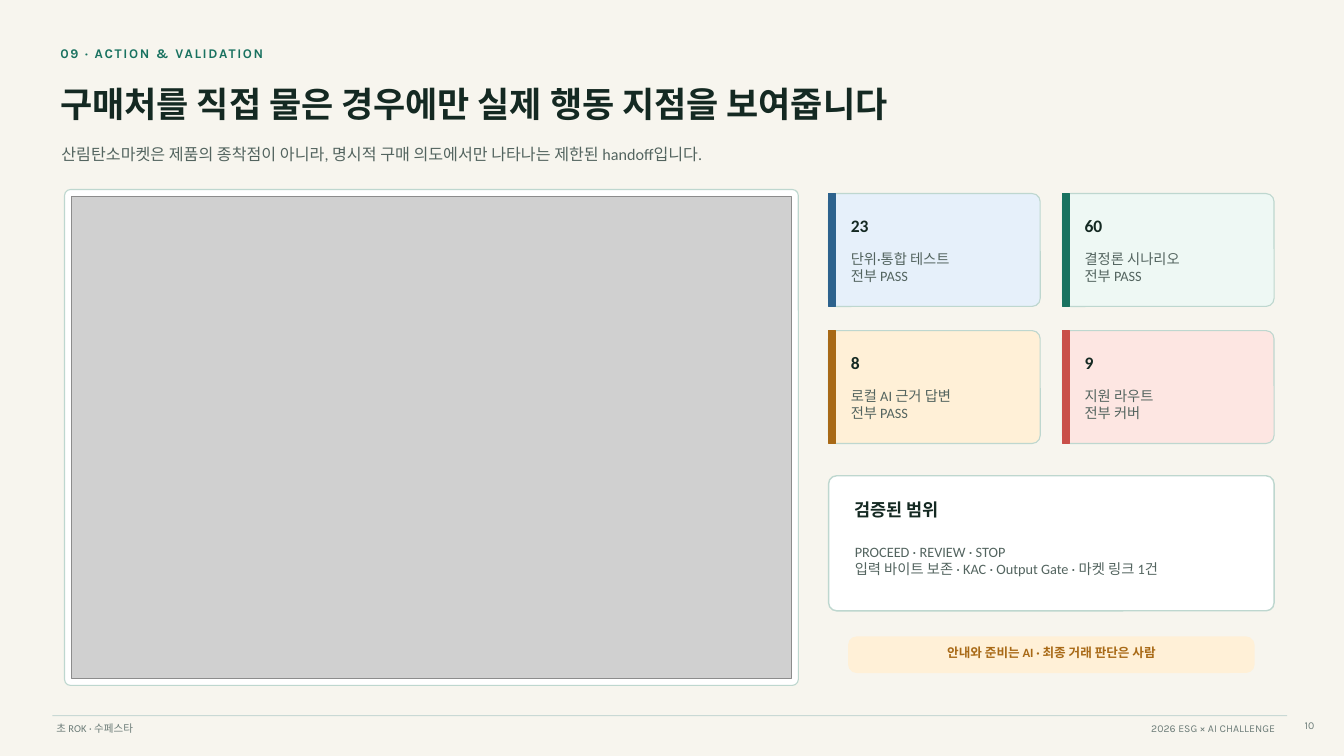
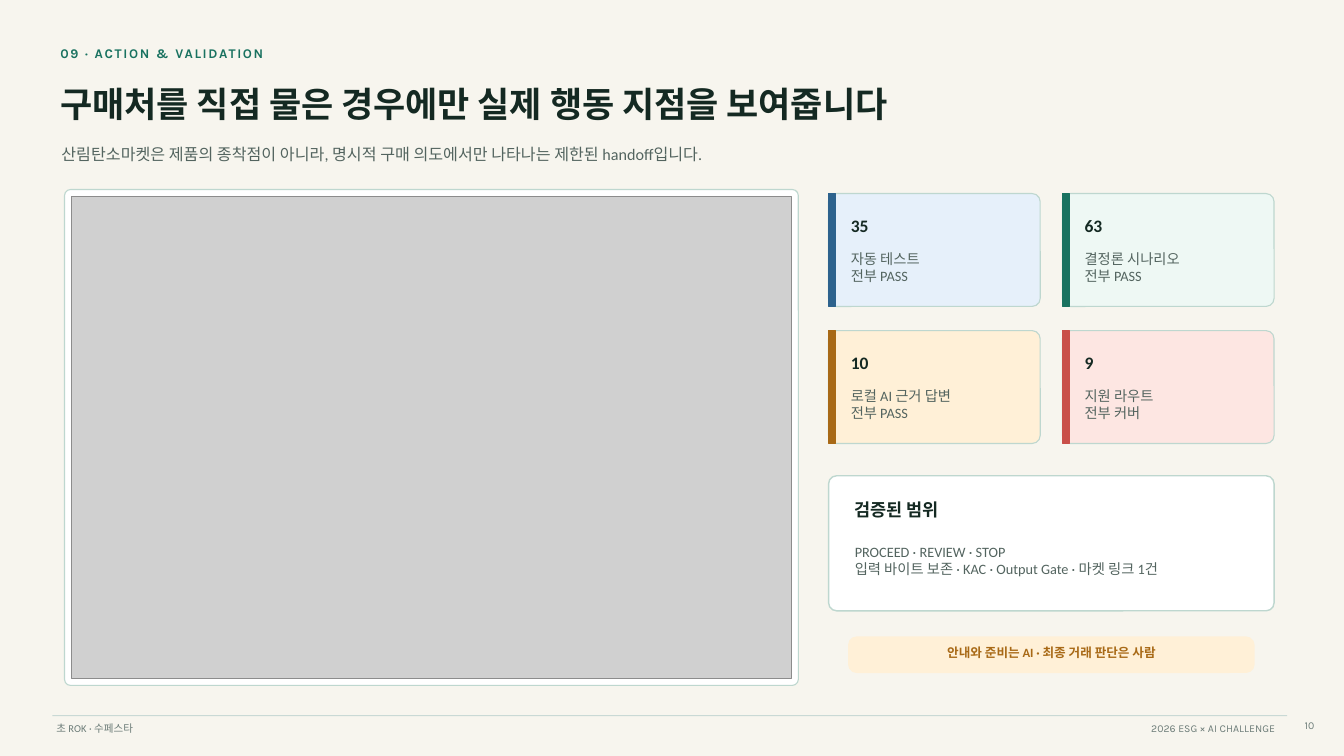
Before and after one commit to pak3430/supestar-esg-ai, a slide deck: slide 10 of 09_submission/02_presentation/초ROK_수페스타_발표자료.pptx. Drawn at 1344x756 pixels with LibreOffice and Linux fonts; fonts in the diff are those of the drawing; grey boxes stand for pictures. Boxes give left, top, right and bottom in pixels: in the first picture for what was removed or moved away, otherwise in the second. Text is boxed around its words. In the diff, an @@ line names an element or a change of style, - is before the commit and + after.

```diff
--- a/09_submission/02_presentation/초ROK_수페스타_발표자료.pptx
+++ b/09_submission/02_presentation/초ROK_수페스타_발표자료.pptx
@@ text at box(851, 220, 869, 232): text changed @@
-23
+35
@@ text at box(1085, 220, 1103, 232): text changed @@
-60
+63
@@ text at box(851, 252, 919, 265): text changed @@
-단위·통합 테스트
+자동 테스트
@@ text at box(851, 357, 869, 369): text changed @@
-8
+10
```
Also in this commit, not shown: 2 other slides changed, 25 other files.
